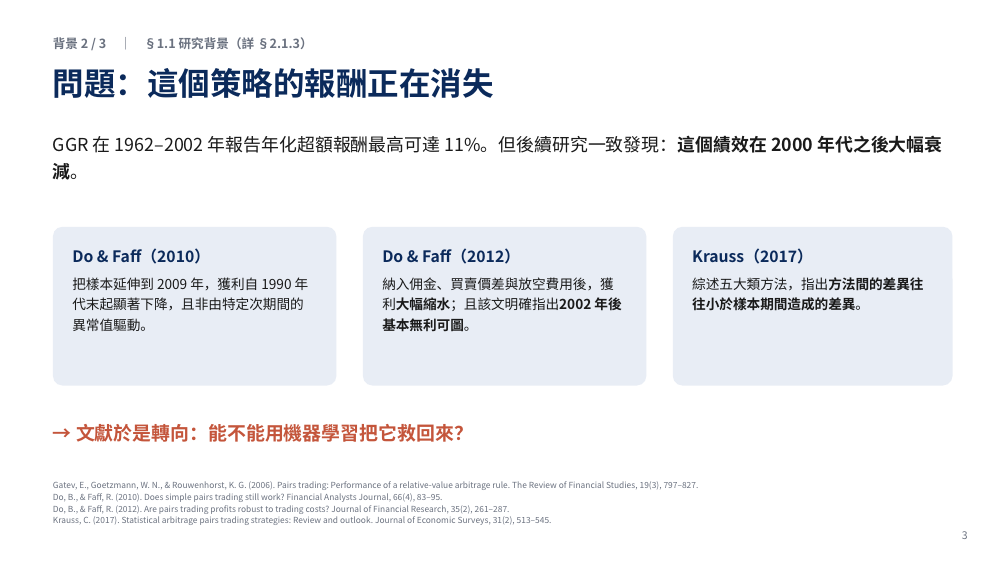
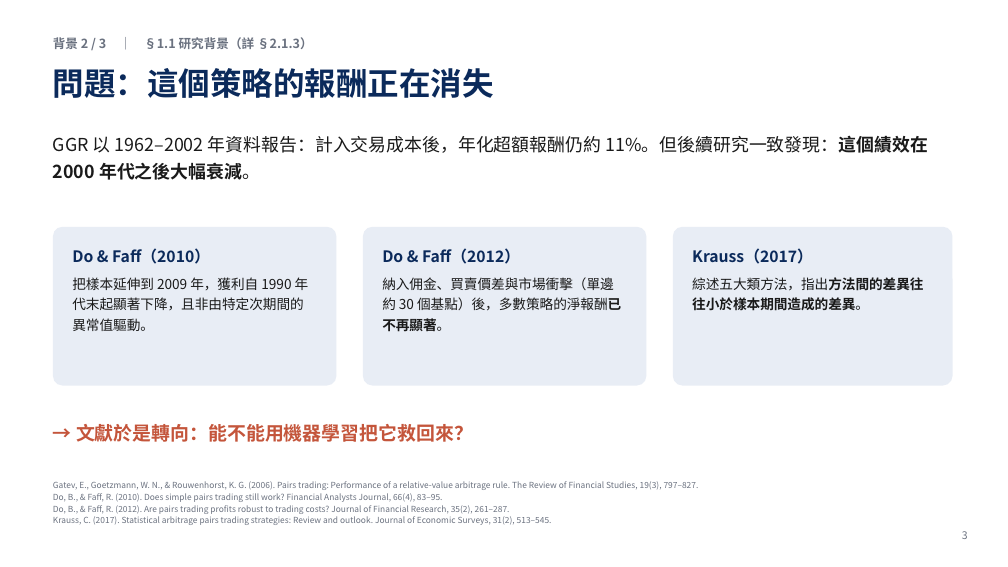
Before and after one commit to LerajieAsta/pairtrade_trainingproject, a slide deck: slide 3 of thesis/1150922.pptx. Drawn at 1008x567 pixels with LibreOffice and Linux fonts; fonts in the diff are those of the drawing. Boxes give left, top, right and bottom in pixels: in the first picture for what was removed or moved away, otherwise in the second. Text is boxed around its words. In the diff, an @@ line names an element or a change of style, - is before the commit and + after.

```diff
--- a/thesis/1150922.pptx
+++ b/thesis/1150922.pptx
@@ text at bbox=[53, 135, 929, 180]: text changed @@
-GGR 在 1962–2002 年報告年化超額報酬最高可達 11%。但後續研究一致發現：這個績效在 2000 年代之後大幅衰減。
+GGR 以 1962–2002 年資料報告：計入交易成本後，年化超額報酬仍約 11%。但後續研究一致發現：這個績效在 2000 年代之後大幅衰減。
@@ text in rounded rectangle at bbox=[382, 277, 621, 332]: text changed @@
-納入佣金、買賣價差與放空費用後，獲利大幅縮水；且該文明確指出2002 年後基本無利可圖。
+納入佣金、買賣價差與市場衝擊（單邊約 30 個基點）後，多數策略的淨報酬已不再顯著。
```
Also in this commit, not shown: 2 other slides changed, 5 other files.
